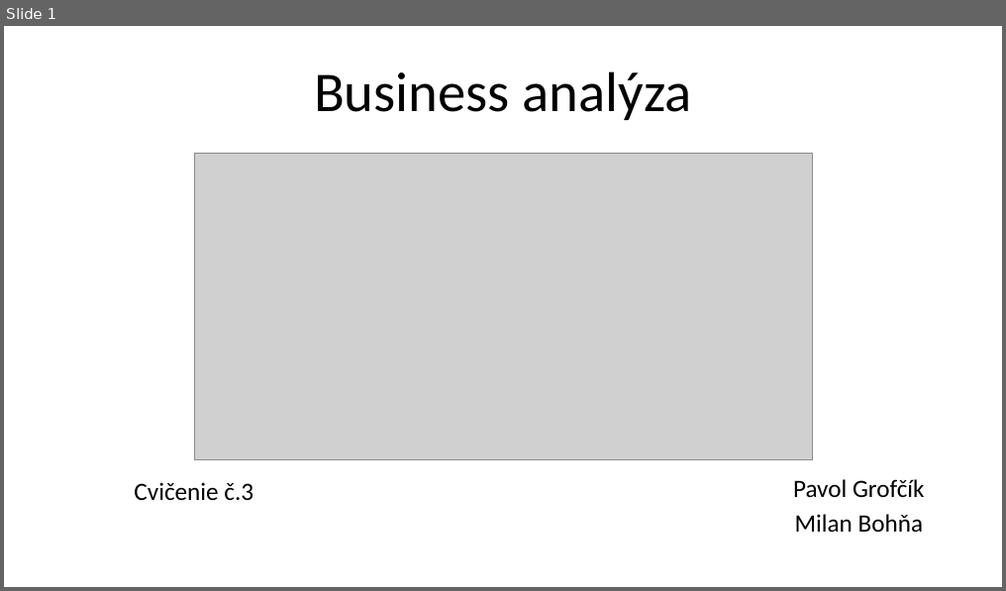
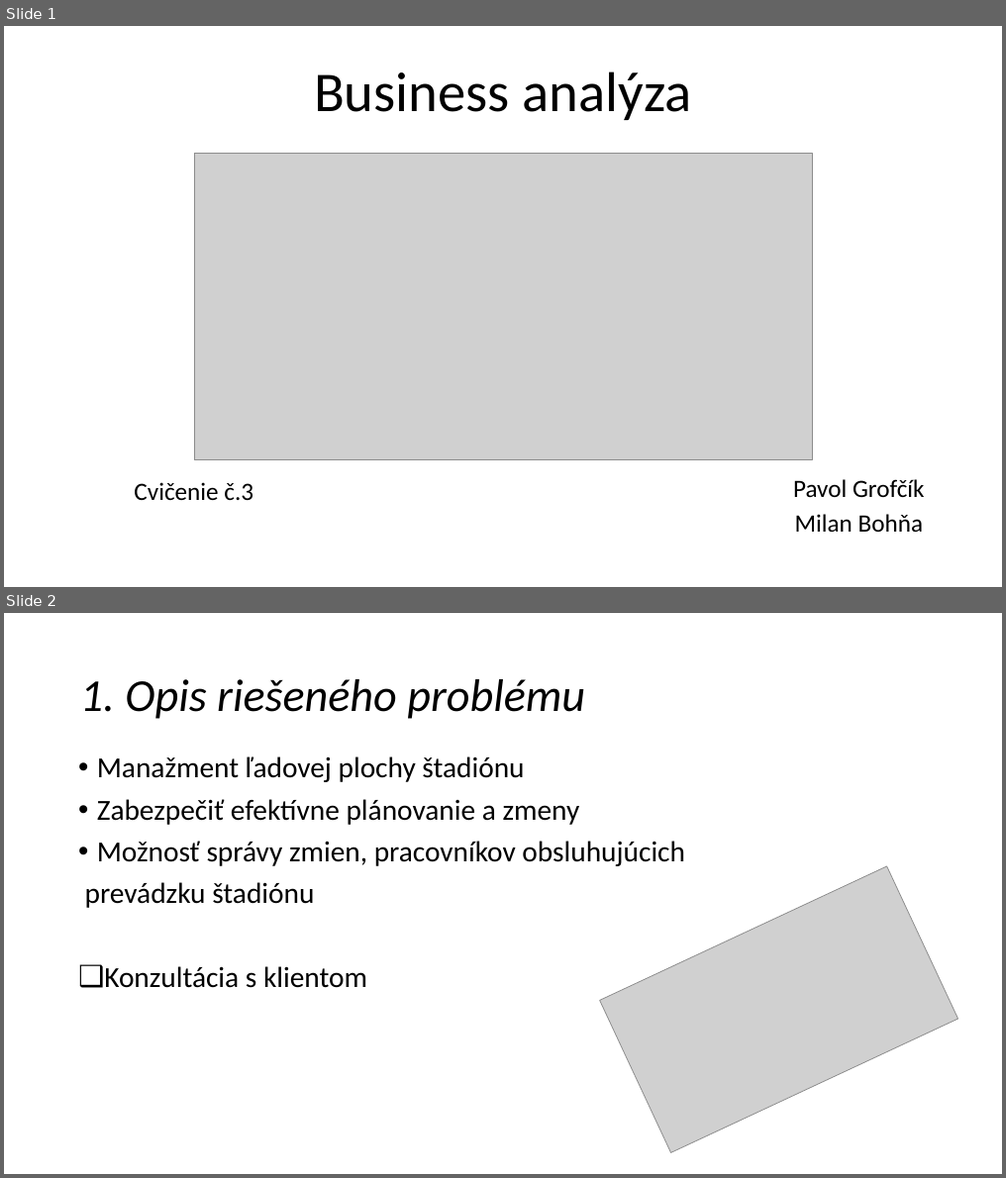
Before and after one commit to PavolGrofcik/PSI, a slide deck: PPT 3.pptx. Shown one above the other, each under a label of ours: slide 1 before the commit, slides 1 and 2 after it. The pictures are 1006x591 and 1006x1178 pixels, drawn with LibreOffice and Linux fonts; fonts in the diff are those of the drawing; grey boxes stand for pictures. Boxes give left, top, right and bottom in pixels: in the first picture for what was removed or moved away, otherwise in the second. Text is boxed around its words. In the diff, an @@ line names an element or a change of style, - is before the commit and + after.

```diff
--- a/PPT 3.pptx
+++ b/PPT 3.pptx
@@ slide 2 added at bbox=[4, 613, 1002, 1174], background #FFFFFF @@
@@ title added at bbox=[80, 679, 585, 719], 44 pt, text #000000, italic @@
+1. Opis riešeného problému
@@ text added at bbox=[85, 757, 685, 988], 28 pt, text #000000 @@
+• Manažment ľadovej plochy štadiónu
+• Zabezpečiť efektívne plánovanie a zmeny
+• Možnosť správy zmien, pracovníkov obsluhujúcich
+prevádzku štadiónu
+❑ Konzultácia s klientom
@@ picture added at bbox=[600, 866, 958, 1154] @@
```
Also in this commit, not shown: 2 other slides added, 3 slides removed, 2 other files.
